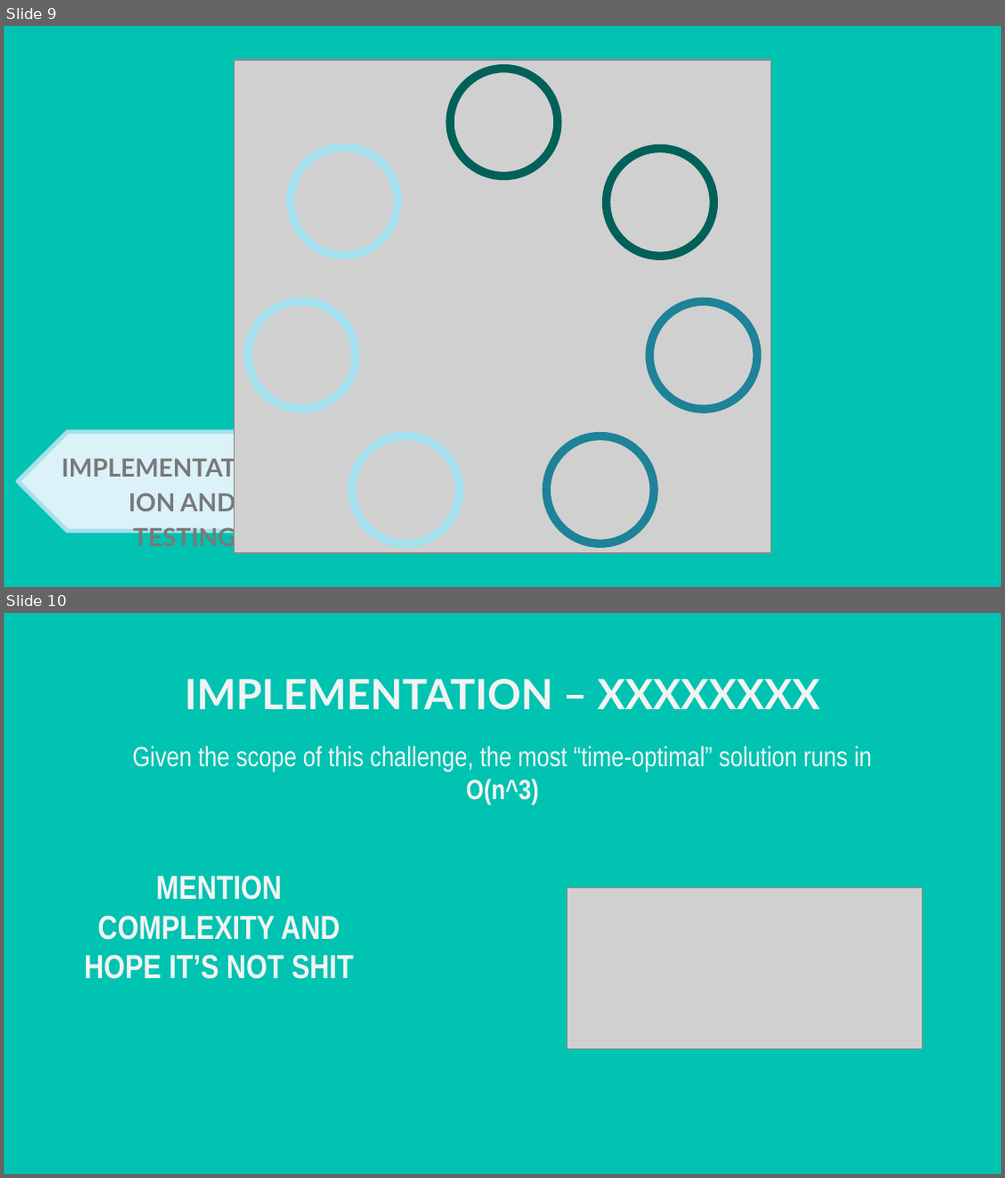
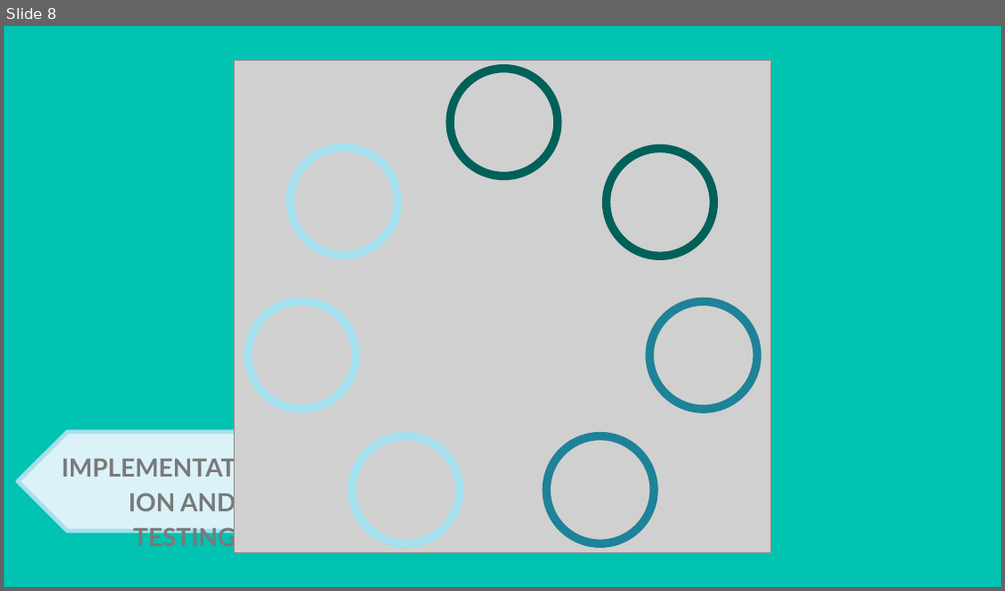
Before and after one commit to jpaglia/oec-2021, a slide deck: TEAMXXX_OEC2021_Programming.pptx. Shown one above the other, each under a label of ours: slides 9 and 10 before the commit, slide 8 after it. The pictures are 1005x1178 and 1005x591 pixels, drawn with LibreOffice and Linux fonts; fonts in the diff are those of the drawing; grey boxes stand for pictures; background and template pictures are left out. Boxes give left, top, right and bottom in pixels: in the first picture for what was removed or moved away, otherwise in the second. Text is boxed around its words. In the diff, an @@ line names an element or a change of style, - is before the commit and + after.

```diff
--- a/TEAMXXX_OEC2021_Programming.pptx
+++ b/TEAMXXX_OEC2021_Programming.pptx
@@ slide 10 removed at bbox=[4, 613, 1001, 1174], background picture (left out) @@
@@ title removed at bbox=[185, 679, 820, 710] @@
-IMPLEMENTATION – XXXXXXXX
@@ subtitle removed at bbox=[132, 746, 872, 804] @@
-Given the scope of this challenge, the most “time-optimal” solution runs in O(n^3)
@@ text removed at bbox=[84, 876, 354, 979] @@
-MENTION COMPLEXITY AND HOPE IT’S NOT SHIT
@@ picture removed at bbox=[567, 887, 923, 1048] @@
@@ what was slide 9 is now slide 8 @@
```
Also in this commit, not shown: 6 slides changed, 7 slides added, 6 other slides removed, 1 other file.
